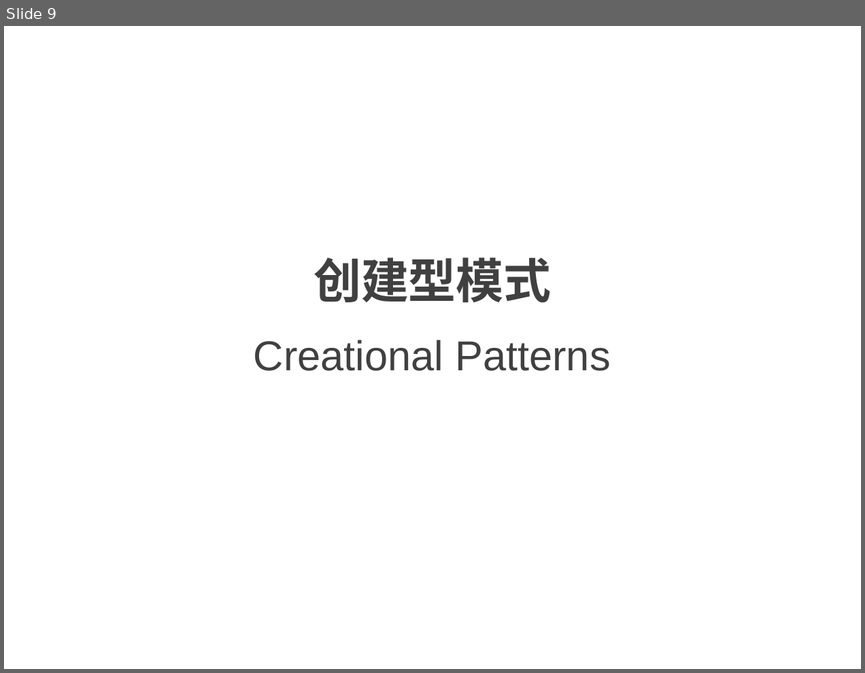
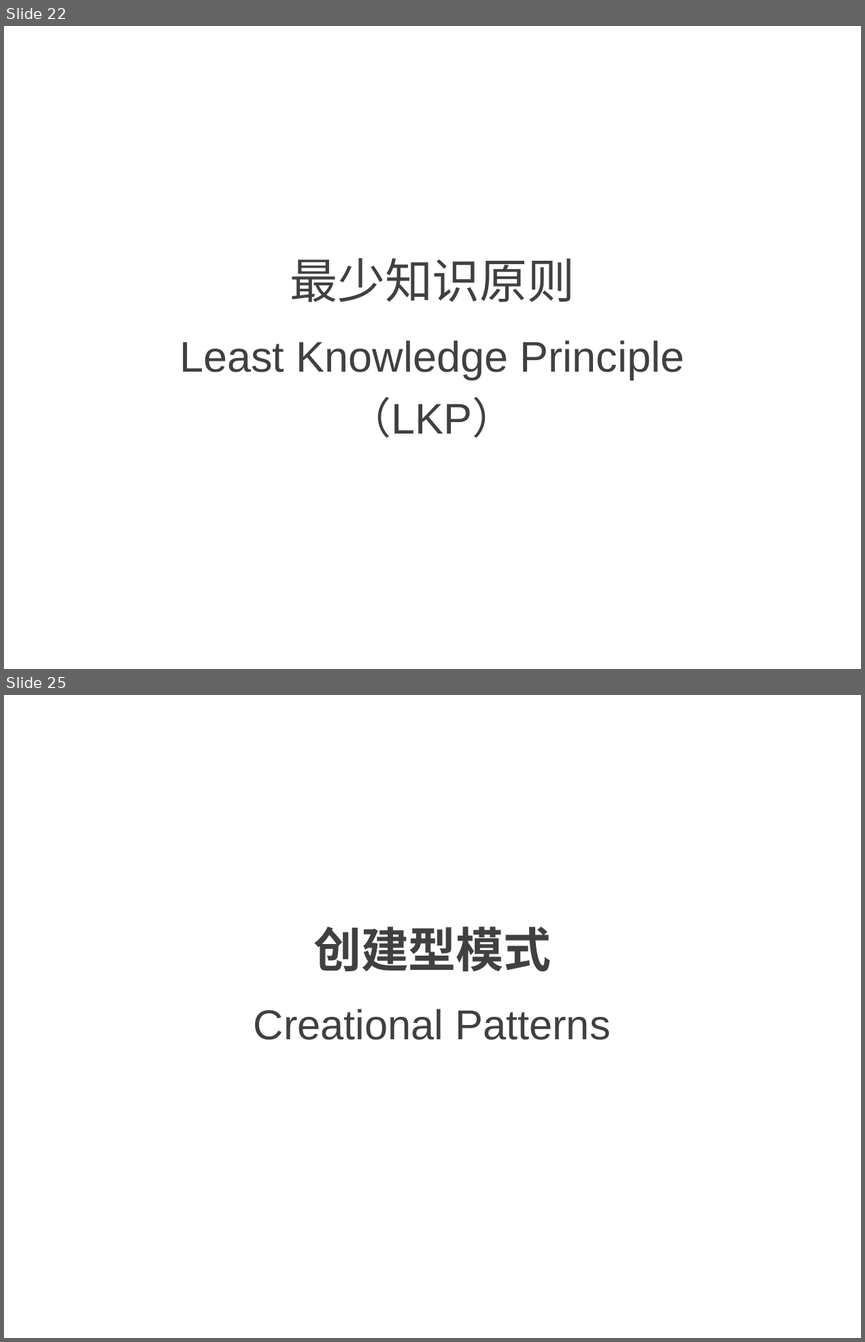
Before and after one commit to NewGr8Player/My-PPT, a slide deck: Design pattern/23种设计模式详解.pptx. Shown one above the other, each under a label of ours: slide 9 before the commit, slides 22 and 25 after it; the slides between them are not shown. The pictures are 865x673 and 865x1342 pixels, drawn with LibreOffice and Linux fonts; fonts in the diff are those of the drawing. Boxes give left, top, right and bottom in pixels: in the first picture for what was removed or moved away, otherwise in the second. Text is boxed around its words. In the diff, an @@ line names an element or a change of style, - is before the commit and + after.

```diff
--- a/Design pattern/23种设计模式详解.pptx
+++ b/Design pattern/23种设计模式详解.pptx
@@ slide 22 added at box(4, 26, 861, 669), background #FFFFFF @@
@@ text added at box(290, 258, 575, 302), 40 pt, text #404040 @@
+最少知识原则
@@ title added at box(179, 340, 684, 437), 36 pt, text #404040 @@
+Least Knowledge Principle（LKP）
@@ what was slide 9 is now slide 25 @@
```
Also in this commit, not shown: 3 slides changed, 15 other slides added, 2 other files.
